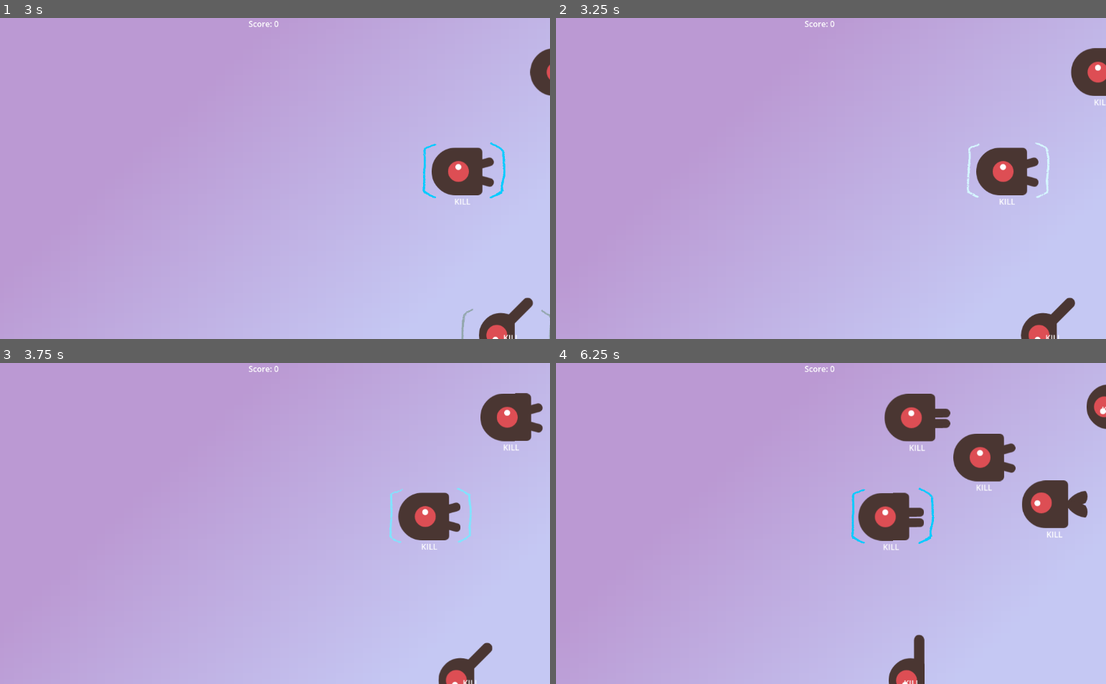
Above: before the commit, frames 1-4 (two rows, left to right).
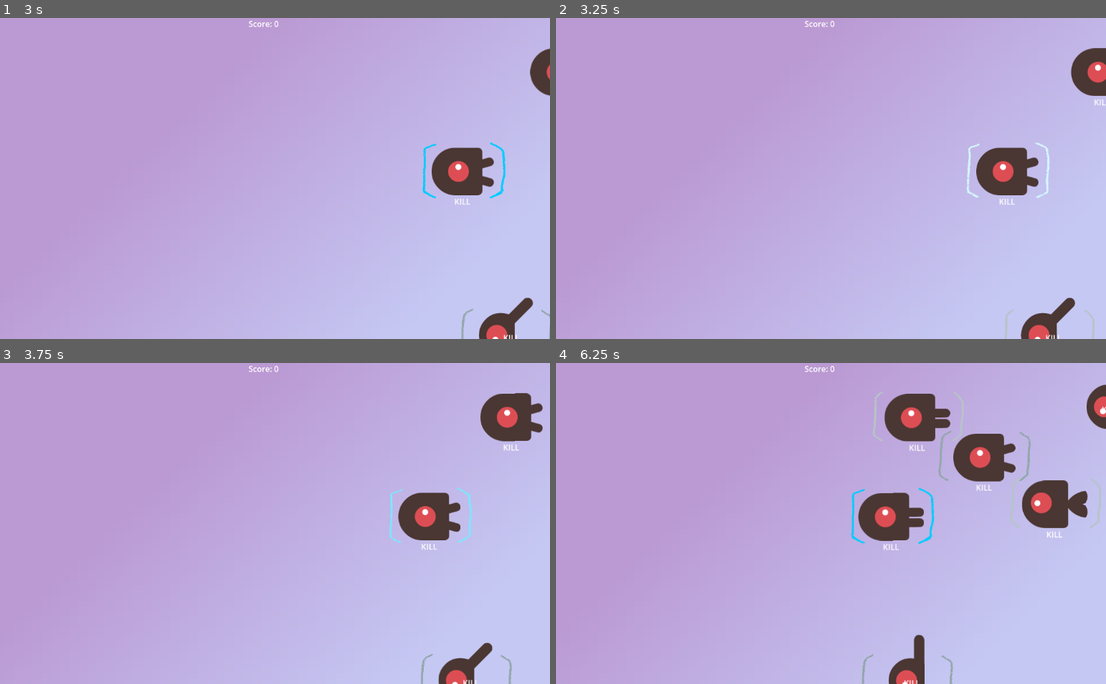
Above: after the commit, the same moments.

Repository: mkultra-games/wizard-type
Game: Godot game, scene res://main.tscn
The game is run twice, just before and just after one commit, with the same random seed, the same clock (stepped at 60 frames per second) and the same inputs.
Inputs:
- Up to frame 1 (3 s): tap Enter at 0.5, 0.6, 1.55, 2.1 s; tap Tab at 0.8, 1.35, 2.3, 2.85 s
- Up to frame 2 (3.25 s): tap Enter at 3.05 s
- Up to frame 3 (3.75 s): tap Enter at 3.6 s
- Up to frame 4 (6.25 s): tap Tab at 3.8, 4.35, 5.3, 5.85 s; tap Enter at 4.55, 5.1, 6.05 s

Frame 1 is identical in both runs. In frame 2, less than 0.1% of the frame differs, in the area x 81-98%, y 90-100%; in frame 3, less than 0.1%; in frame 4, 0.4%, in the area x 55-100%, y 8-100%.
Error before the commit: Invalid call. Nonexistent function 'receive_key' in base 'Nil'. (res://main.gd:97)
Error after the commit: Out of bounds get index '1' (on base: 'Array[Enemy]') (res://main.gd:26)

Commit message:
use keycode enum for tab and enter

Diff:
--- a/main.gd
+++ b/main.gd
@@ -84,15 +84,19 @@
 
 func _unhandled_key_input(event: InputEvent) -> void:
 	var key := event as InputEventKey
-	if key.pressed:
-		if key.as_text_key_label() == "Enter" and hud_retry.visible:
-			var err := get_tree().reload_current_scene()
-			if err:
-				printerr("failed to reload scene: %s" % err)
-		elif key.as_text_key_label() == "Tab":
+	if !key.pressed:
+		return
+
+	match key.keycode:
+		KEY_ENTER:
+			if hud_retry.visible:
+				var err := get_tree().reload_current_scene()
+				if err:
+					printerr("failed to reload scene: %s" % err)
+		KEY_TAB:
 			selection_index += 1
 			select_mode_enemy_list()
-		else:
+		_:
 			get_tree().call_group("enemies", "not_selectable")
 			active_enemy.receive_key(key)
 
